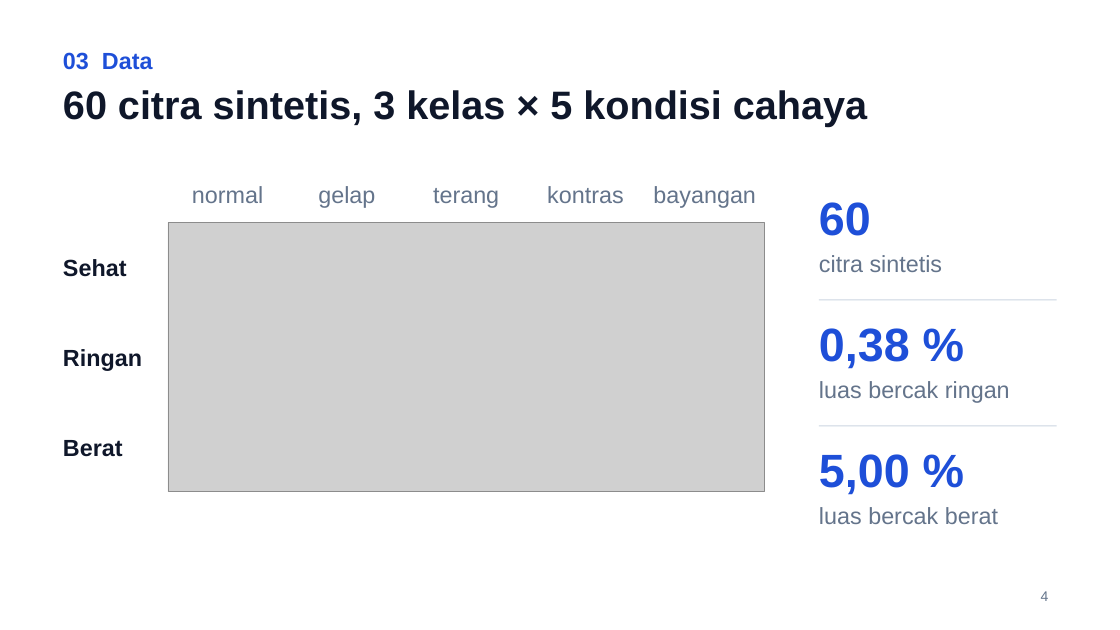
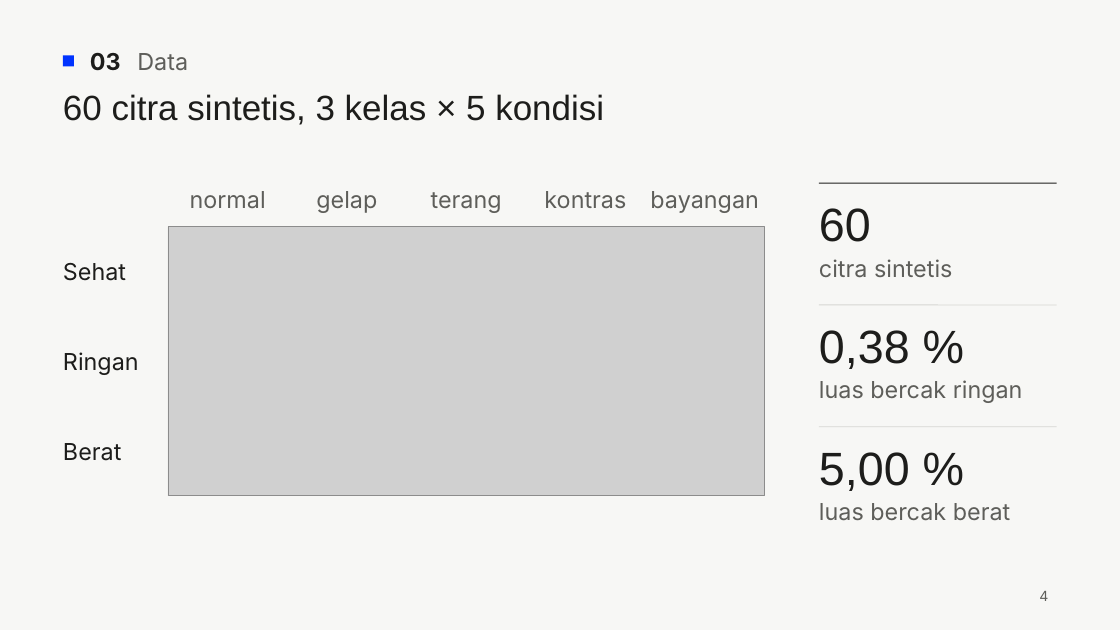
Before and after one commit to primappratama/simuteh-2330511022, a slide deck: slide 4 of laporan/Slide_EvalP1-4_2330511022.pptx. Drawn at 1120x630 pixels with LibreOffice and Linux fonts; fonts in the diff are those of the drawing; grey boxes stand for pictures. Boxes give left, top, right and bottom in pixels: in the first picture for what was removed or moved away, otherwise in the second. Text is boxed around its words. In the diff, an @@ line names an element or a change of style, - is before the commit and + after.

```diff
--- a/laporan/Slide_EvalP1-4_2330511022.pptx
+++ b/laporan/Slide_EvalP1-4_2330511022.pptx
@@ background #FFFFFF to #F7F7F5 @@
@@ rectangle added at (63, 55, 74, 66), fill #0033FF @@
@@ text "03 Data": place and size @@
-text "03 Data" at (63, 52, 153, 70)
+text "03 Data" at (90, 53, 188, 71)
@@ text "03 Data" at (90, 53, 188, 71): font Arial to Inter; text colour #1E4FD8 to #1D1D1B in "03"; text colour #1E4FD8 to #5E5E5A, bold off in "Data"; vertical alignment top to middle @@
@@ title at (63, 94, 604, 125): text changed; size 34 to 30 pt; text colour #0F172A to #1D1D1B; bold off @@
-60 citra sintetis, 3 kelas × 5 kondisi cahaya
+60 citra sintetis, 3 kelas × 5 kondisi
@@ text colour #1E4FD8 to #1D1D1B, bold off in 3 elements at (819, 330, 910, 369), (819, 452, 910, 491), (819, 208, 871, 242) @@
@@ line added from (819, 183) to (1057, 183), #1D1D1B 0.75 pt @@
@@ picture: place and size @@
-picture at (168, 223, 765, 492)
+picture at (168, 227, 765, 496)
@@ line moved from (819, 300) - (1057, 300) to (819, 305) - (1057, 305) @@
@@ line (819, 305) - (1057, 305): stroke #CBD5E1 0.75 pt to #D6D6D2 0.75 pt @@
@@ font Arial to Inter, text colour #0F172A to #1D1D1B, bold off in 3 elements at (63, 352, 139, 375), (63, 263, 126, 281), (63, 443, 121, 461) @@
@@ font Arial to Inter, text colour #64748B to #5E5E5A in 9 elements at (1039, 591, 1048, 601), (190, 191, 266, 208), (316, 191, 377, 213), (431, 192, 502, 213), (544, 191, 626, 208), (650, 191, 758, 213), (819, 380, 1023, 403), (819, 259, 952, 278), (819, 503, 1010, 521) @@
```
Also in this commit, not shown: 11 other slides changed, 3 other files.
